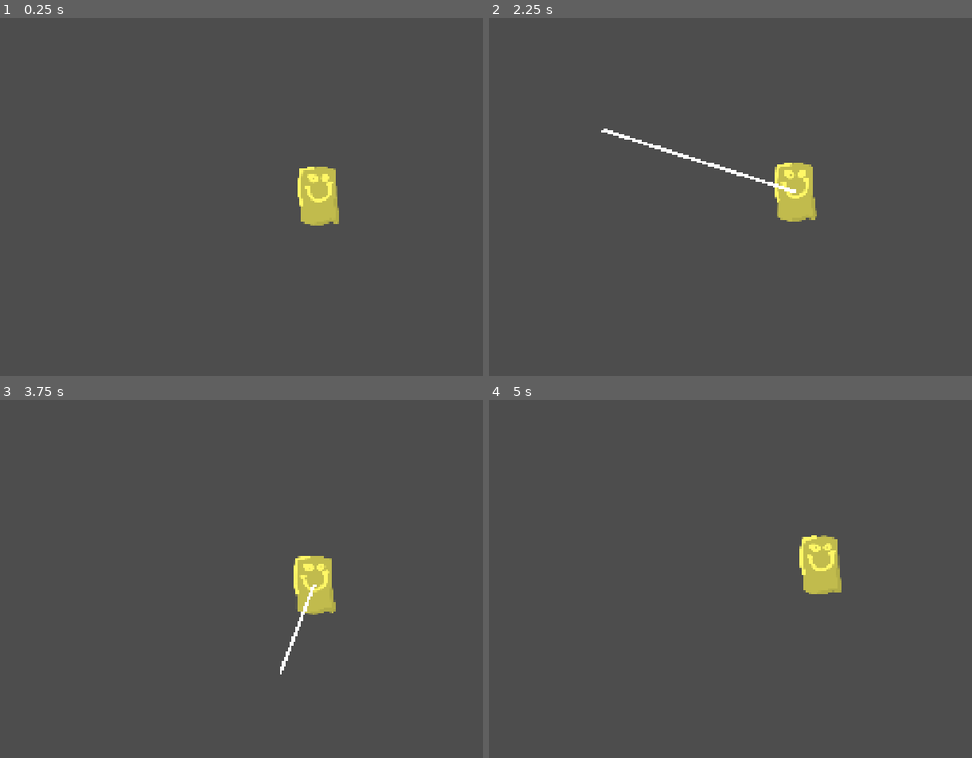
Above: before the commit, frames 1-4 (two rows, left to right).
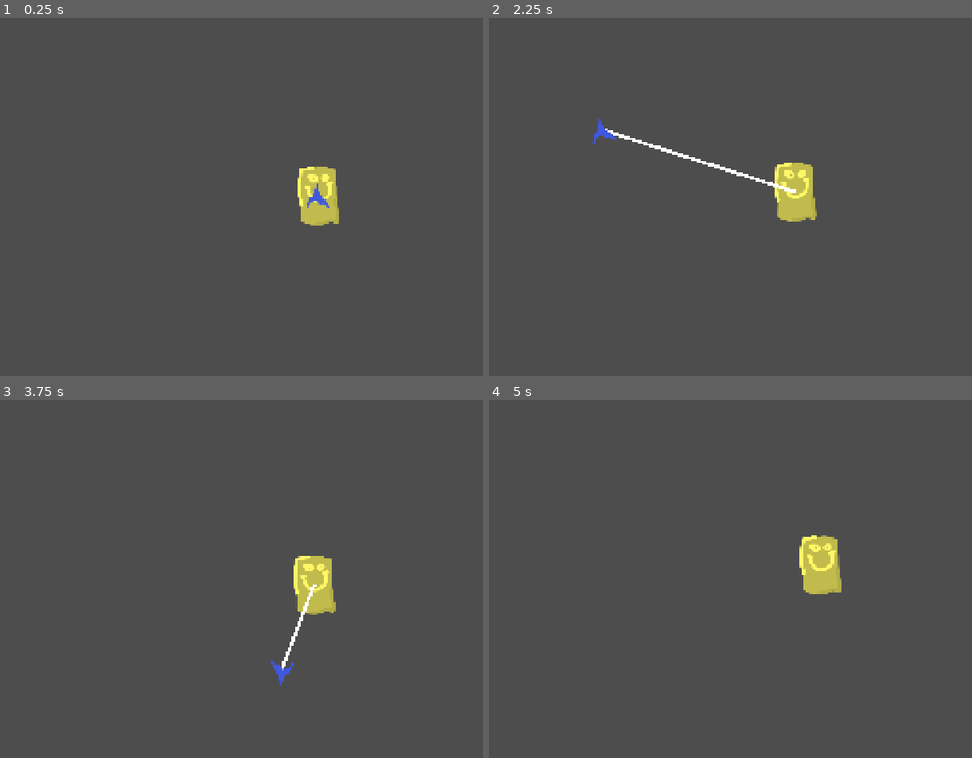
Above: after the commit, the same moments.

Repository: ParadoxicXenos/haven-game-wlg
Game: Godot game, scene res://Scenes/levels.tscn
Same seed, same stepped clock (60 frames per second), same inputs: the game is played once before the commit and once after it.
Inputs (mouse positions are in pixels of both pictures, inside the frame that each line leads up to):
- Up to frame 1 (0.25 s): no input
- Up to frame 2 (2.25 s): move the mouse to (947, 179) at 0.52 s; press the mouse at (947, 179) at 0.53 s; hold Right (right) 0.53-2.03 s; tap Up (up) at 0.77, 1.52 s; move the mouse to (682, 214) at 1.27 s; release the mouse at (682, 214) at 1.28 s; click (682, 214) at 1.35 s; move the mouse to (870, 118) at 2.02 s; press the mouse at (870, 118) at 2.03 s; hold Left (left) from 2.03 s (still down)
- Up to frame 3 (3.75 s): move the mouse to (284, 650) at 2.77 s; release Left (left) at 2.78 s; release the mouse at (284, 650) at 2.78 s; hold Right (right) from 2.78 s (still down); click (284, 650) at 2.85 s; tap Up (up) at 3.02 s; move the mouse to (outside the picture) at 3.52 s; press the mouse at (outside the picture) at 3.53 s
- Up to frame 4 (5 s): tap Up (up) at 3.77, 4.52 s; move the mouse to (614, 525) at 4.27 s; release Right (right) at 4.28 s; release the mouse at (614, 525) at 4.28 s; hold Left (left) from 4.28 s (still down); click (614, 525) at 4.35 s

The runs differ from the first frame. In frame 1, 0.1% of the frame differs, in the area x 63-69%, y 46-54%; in frame 2, 0.1%; in frame 3, 0.1%; in frame 4, nothing differs.

Commit message:
arrow appear

Diff:
--- a/game/Scenes/arrow.tscn
+++ b/game/Scenes/arrow.tscn
@@ -1,6 +1,7 @@
 [gd_scene format=3 uid="uid://bhxocmkqydnbo"]
 
 [ext_resource type="Script" uid="uid://s6w31qosn3c" path="res://Scripts/arrow.gd" id="1_2u0bd"]
+[ext_resource type="Texture2D" uid="uid://bphe0ygnu6ty4" path="res://Art/Arrow Head.svg" id="2_h5x2m"]
 
 [node name="arrow" type="Node2D" unique_id=1599074295]
 script = ExtResource("1_2u0bd")
@@ -8,3 +9,6 @@
 [node name="arrowLine" type="Line2D" parent="." unique_id=765521108]
 position = Vector2(0, -1)
 points = PackedVector2Array(0, 1, 386, 292)
+
+[node name="arrowHead" type="Sprite2D" parent="." unique_id=1446275543]
+texture = ExtResource("2_h5x2m")
--- a/game/Scripts/arrow.gd
+++ b/game/Scripts/arrow.gd
@@ -7,7 +7,7 @@
 # Called when the node enters the scene tree for the first time.
 func _ready() -> void:
 	arrowLine.visible = false
-
+	#$arrowHead.visible = false
 
 # Called every frame. 'delta' is the elapsed time since the previous frame.
 func _process(delta: float) -> void:
@@ -16,11 +16,14 @@
 		print(OGmousePos)
 		arrowLine.set_point_position(0,Vector2(0,0))
 
+
 	elif Input.is_action_pressed("click") && Input.is_action_just_pressed("click") == false:
 		arrowLine.visible = true
 		var mouseVec= OGmousePos-get_global_mouse_position()
 		arrowLine.set_point_position(1,Vector2(0,0)+mouseVec*arrowMult)
-		##$Sprite2D.position = OGmousePos + mouseVec
+		$arrowHead.position = Vector2(0,0)+mouseVec*arrowMult
+		$arrowHead.rotation = $arrowHead.get_angle_to(Vector2(0,0))
+
 	if Input.is_action_just_released("click"):
 		var mouseVec= OGmousePos-get_global_mouse_position()
 		print("RELEASED")
@@ -28,3 +31,5 @@
 		charBody.arrowSpeed = mouseVec
 		print("mousevec:",mouseVec)
 		print("velocity:",charBody.velocity)
+		$arrowHead.position = get_global_mouse_position()
+		$arrowHead.rotation = $arrowHead.get_angle_to(Vector2(0,0))
